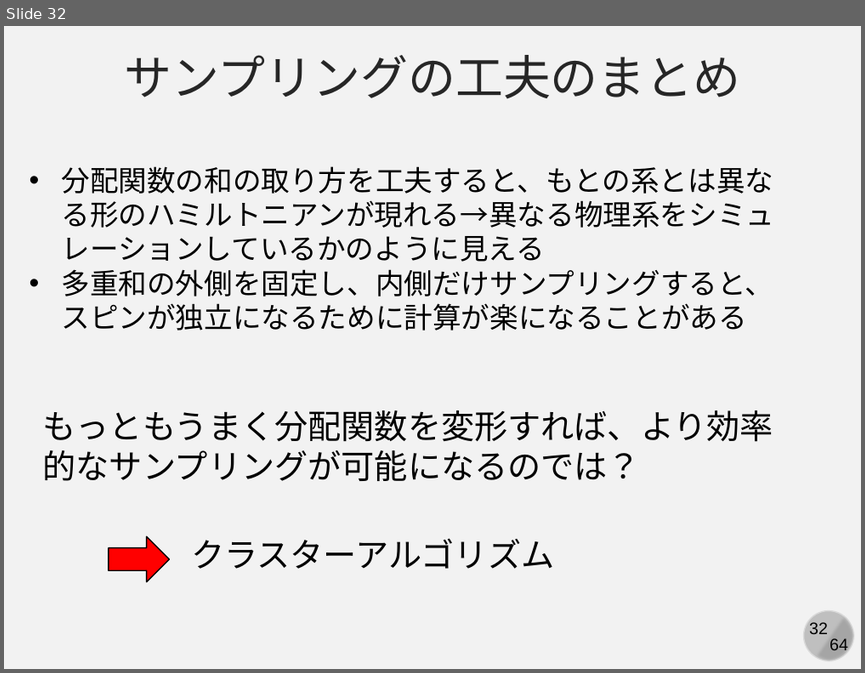
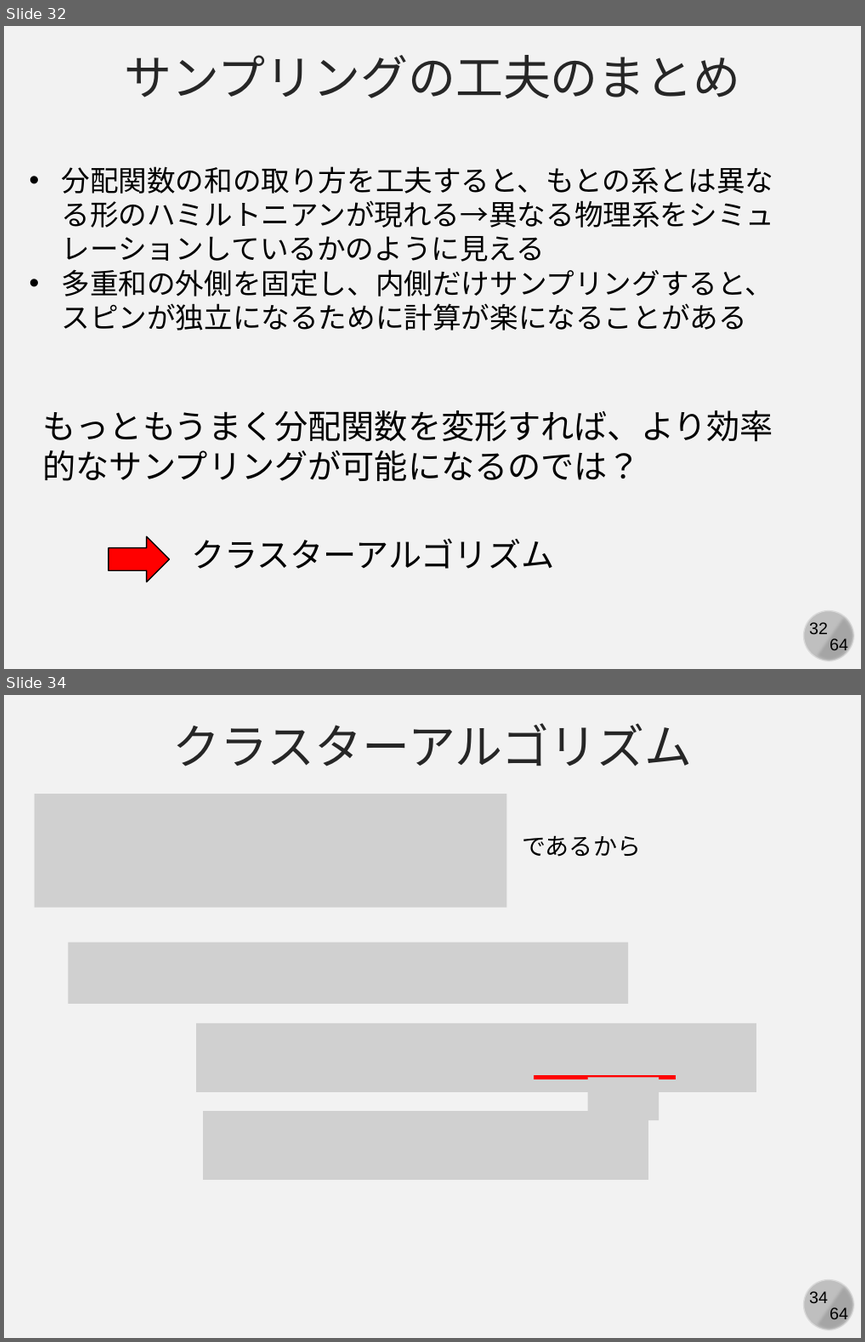
Before and after one commit to kaityo256/simulation_engineering, a slide deck: 04_mc_advanced/simulation04.pptx. Shown one above the other, each under a label of ours: slide 32 before the commit, slides 32 and 34 after it; the slides between them are not shown. The pictures are 865x673 and 865x1342 pixels, drawn with LibreOffice and Linux fonts; fonts in the diff are those of the drawing; grey boxes stand for pictures. Boxes give left, top, right and bottom in pixels: in the first picture for what was removed or moved away, otherwise in the second. Text is boxed around its words. In the diff, an @@ line names an element or a change of style, - is before the commit and + after.

```diff
--- a/04_mc_advanced/simulation04.pptx
+++ b/04_mc_advanced/simulation04.pptx
@@ slide 34 added at (4,695,861,1338), background #F2F2F2; not listed: 4 template elements that a slide beside it also shows @@
@@ text added at (173,723,692,766), 40 pt, text #262626 @@
+クラスターアルゴリズム
@@ picture added at (34,794,506,907) @@
@@ text added at (522,835,641,857), 20 pt, text #000000 @@
+であるから
@@ picture added at (69,941,629,1004) @@
@@ picture added at (196,1023,756,1092) @@
@@ line added from (534, 1077) to (675, 1077), #FF0000 3 pt @@
@@ picture added at (587,1077,658,1120) @@
@@ picture added at (203,1111,648,1179) @@
```
Also in this commit, not shown: 1 other slide added.
